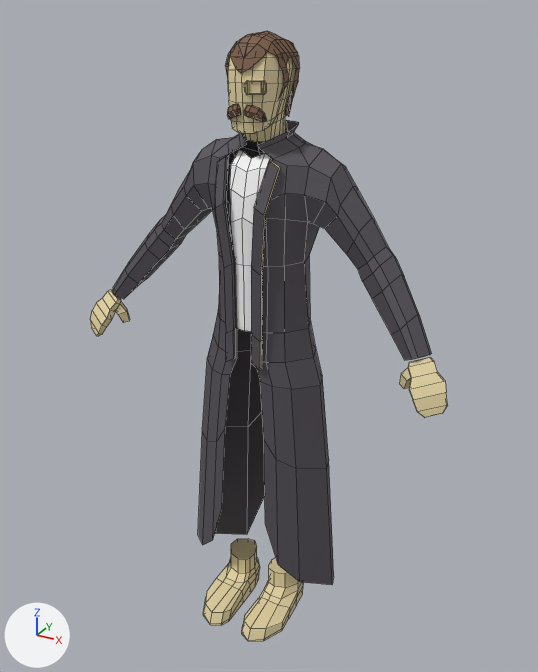
The FBX model UncannyTesting/Assets/Objects/character/pc_jack.fbx as it was, and as the next commit left it.
Both versions are drawn from a 50 mm camera at (1.104, -1.94, 0.712) aimed at (0.018, 0.036, -0.276). The lights are fixed; the arrows at lower left show +X, +Y and +Z. Mesh edges are drawn as thin lines. Vertices at the same position are counted once.

Names of what the first picture shows: 'jackmerge'.
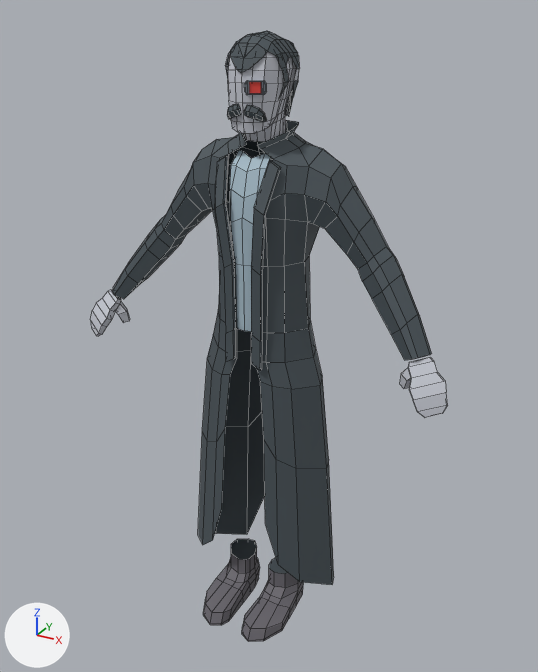
Edits to the bpy script that builds the scene:
```text
Add mat_shade5:
    mat_shade5 = principled_material('Shade5')
    mat_shade5.base_color = (0.15, 0.141, 0.162)  # grey #6c6970
    mat_shade5.roughness = 0.69
Add mat_silvera:
    mat_silvera = principled_material('SilverA')
    mat_silvera.base_color = (0.397, 0.521, 0.604)  # blue #a9bfcc
    mat_silvera.roughness = 0.69
Add mat_shade2:
    mat_shade2 = principled_material('Shade2')
    mat_shade2.base_color = (0.558, 0.578, 0.638)  # light grey #c5c8d1
    mat_shade2.roughness = 0.69
Add mat_darka:
    mat_darka = principled_material('DarkA')
    mat_darka.base_color = (0.0666, 0.0865, 0.0999)  # dark blue #495359
    mat_darka.roughness = 0.69
Add mat_red:
    mat_red = principled_material('Red')
    mat_red.base_color = (0.8, 0.0564, 0.0427)  # red #e7433a
    mat_red.roughness = 0.69
Add mat_shade3:
    mat_shade3 = principled_material('Shade3')
    mat_shade3.base_color = (0.301, 0.347, 0.418)  # grey #959fad
    mat_shade3.roughness = 0.69
Change me_cube_058:
    where me_cube_058.from_pydata(...)  # 952 vertices, 860 faces; spans x -0.66..0.65, y -0.23..0.2, z -1.35..0.66
    used by ob_jackmerge; location = (0.0, 0.0, 0.0)
    me_cube_058 part 1: 26 of the faces centred in x -0.15..0.14, y -0.14..0.05, z -1.35..-1.19 switch from mat_material_001 (beige #e7d7a6) to mat_darka (dark blue #495359)
    me_cube_058 part 2: 12 of the faces centred in x -0.1..0.09, y -0.1..-0.05, z -0.33..0.31 switch from mat_material_001 (beige #e7d7a6) to mat_darka (dark blue #495359)
    me_cube_058 part 3: 168 of the faces centred in x -0.09..0.08, y -0.08..0.13, z 0.38..0.64 switch from mat_material_001 (beige #e7d7a6) to mat_shade2 (light grey #c5c8d1)
    me_cube_058 part 4: 38 of the faces centred in x -0.65..-0.51, y -0.1..-0.02, z -0.35..-0.21 switch from mat_material_001 (beige #e7d7a6) to mat_shade2 (light grey #c5c8d1)
    me_cube_058 part 5: 38 of the faces centred in x 0.51..0.64, y -0.1..-0.02, z -0.35..-0.21 switch from mat_material_001 (beige #e7d7a6) to mat_shade2 (light grey #c5c8d1)
    me_cube_058 part 6: all 112 faces centred in x -0.16..0.16, y -0.22..0.11, z -1.34..-1.22 switch from mat_material_001 (beige #e7d7a6) to mat_shade5 (grey #6c6970)
    me_cube_058 part 7: the 1 face centred in x 0.04, y -0.07, z 0.51 switches from mat_material_001 (beige #e7d7a6) to mat_red (red #e7433a)
    me_cube_058 part 8: 29 of the faces centred in x 0.01..0.06, y -0.09..-0.06, z 0.5..0.53 switch from mat_material_001 (beige #e7d7a6) to mat_shade3 (grey #959fad)
    me_cube_058 part 9: all 254 faces that had it switch from mat_material_008 (dark grey #555158) to mat_darka (dark blue #495359)
    me_cube_058 part 10: all 16 faces that had it switch from mat_material_009 (white #ffffff) to mat_silvera (blue #a9bfcc)
    me_cube_058 part 11: 161 of the faces centred in x -0.1..0.09, y -0.09..0.14, z 0.42..0.65 switch from mat_material_007 (brown #7c5c45) to mat_darka (dark blue #495359)
    me_cube_058 part 12: the 1 face centred in x 0.09, y 0.08, z 0.54 switches from mat_material_007 (brown #7c5c45) to mat_shade2 (light grey #c5c8d1)
    add me_cube_058.materials.append(mat_red)  # red #e7433a
```

What differs and where, as boxes (x1, y1, x2, y2) in the pictures (538 x 672 px):
part 1 of me_cube_058, recoloured: (231, 539, 288, 574) in both
part 2 of me_cube_058, recoloured: (260, 160, 281, 370) in both
part 3 of me_cube_058, recoloured (beige to grey): (228, 51, 296, 142) in both
part 4 of me_cube_058, recoloured (beige to grey): (90, 290, 129, 336) in both
part 5 of me_cube_058, recoloured (beige to grey): (400, 357, 448, 417) in both
part 6 of me_cube_058, recoloured (beige to grey): (203, 548, 303, 642) in both
part 7 of me_cube_058, recoloured: (249, 82, 261, 94) in both
part 8 of me_cube_058, recoloured (brown to grey): (244, 81, 267, 95) in both
part 9 of me_cube_058, recoloured: (112, 120, 431, 585) in both
part 10 of me_cube_058, recoloured (white to blue): (229, 150, 270, 332) in both
part 11 of me_cube_058, recoloured (brown to grey): (225, 30, 300, 122) in both
part 12 of me_cube_058, recoloured: (294, 68, 299, 81) in both
